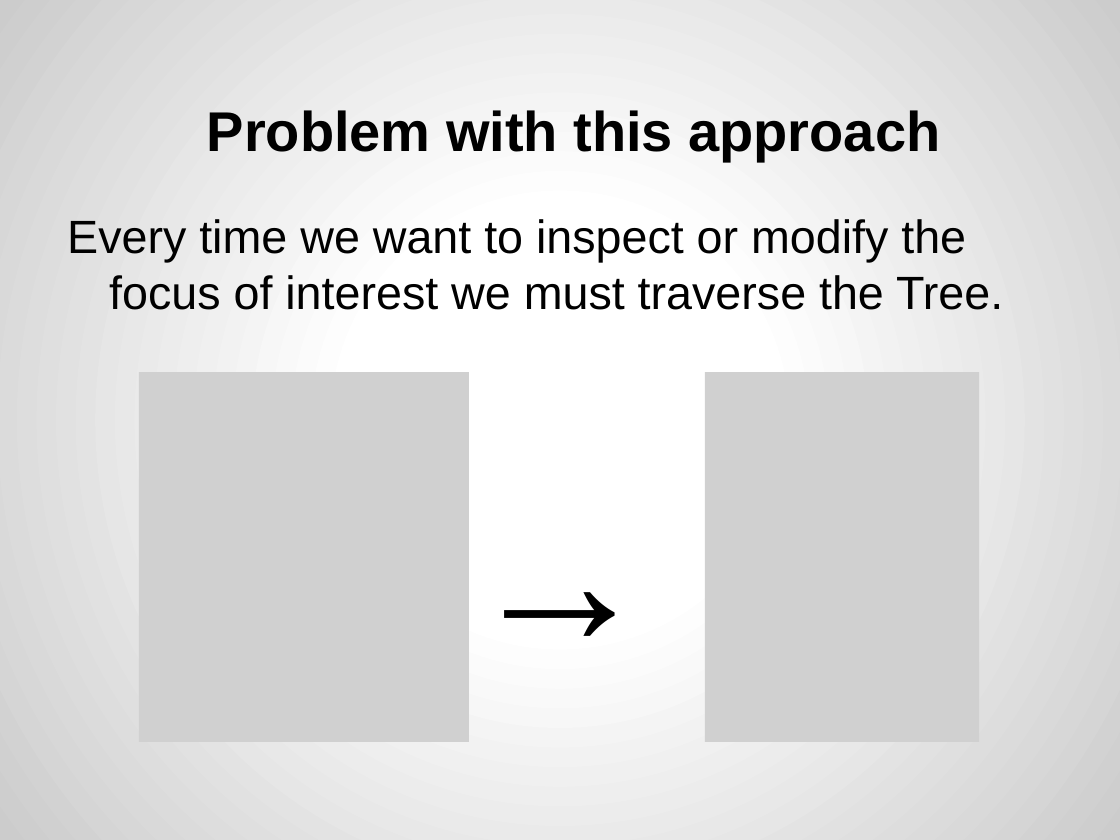
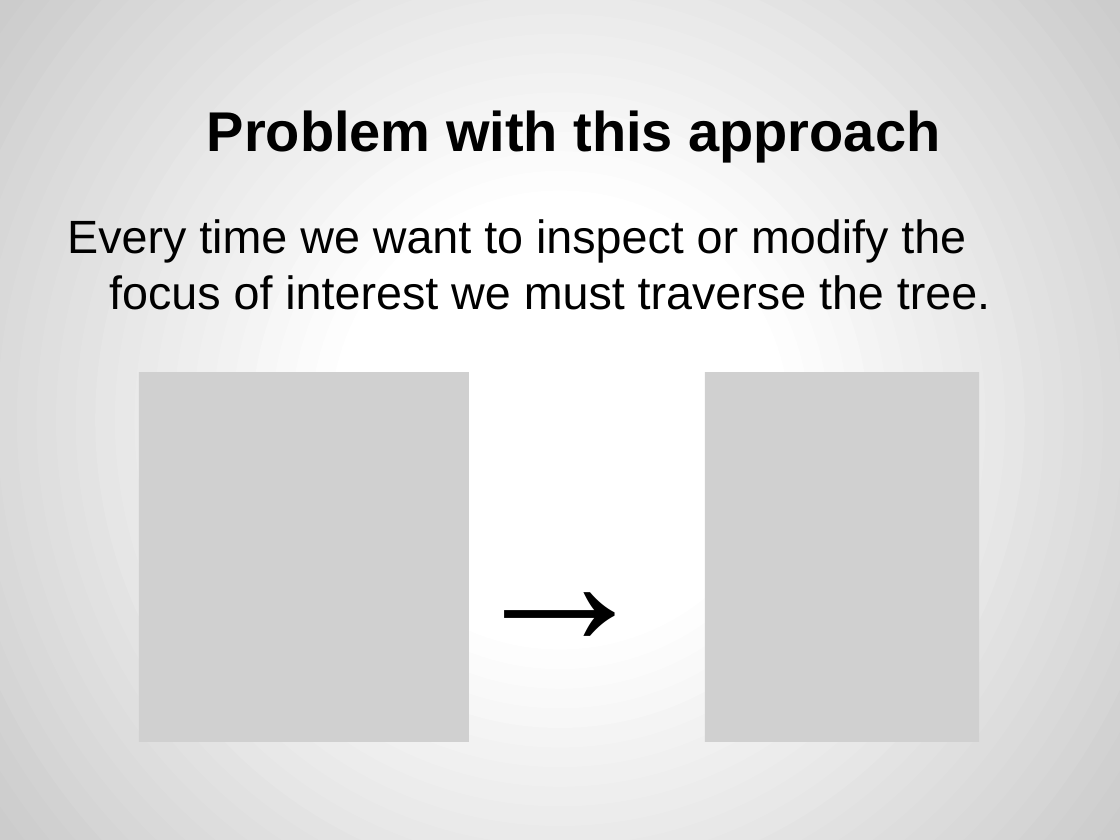
Before and after one commit to joel-wright/ZipperHS, a slide deck: slide 6 of Slides/The Zipper.pptx. Drawn at 1120x840 pixels with LibreOffice and Linux fonts; fonts in the diff are those of the drawing; grey boxes stand for pictures. Boxes give left, top, right and bottom in pixels: in the first picture for what was removed or moved away, otherwise in the second. Text is boxed around its words. In the diff, an @@ line names an element or a change of style, - is before the commit and + after.

Commit message:
Tweaked slides (not a search tree)

```diff
--- a/Slides/The Zipper.pptx
+++ b/Slides/The Zipper.pptx
@@ text at box(67, 219, 990, 310): text changed @@
-Every time we want to inspect or modify the focus of interest we must traverse the Tree.
+Every time we want to inspect or modify the focus of interest we must traverse the tree.
```
Also in this commit, not shown: 2 other slides changed, 1 other file.
